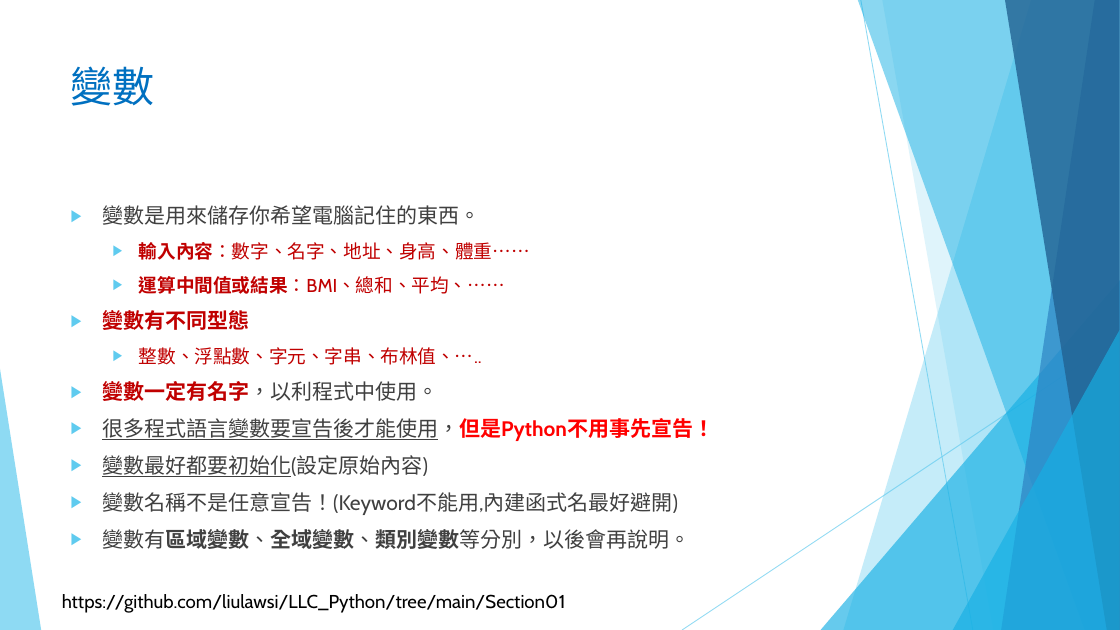
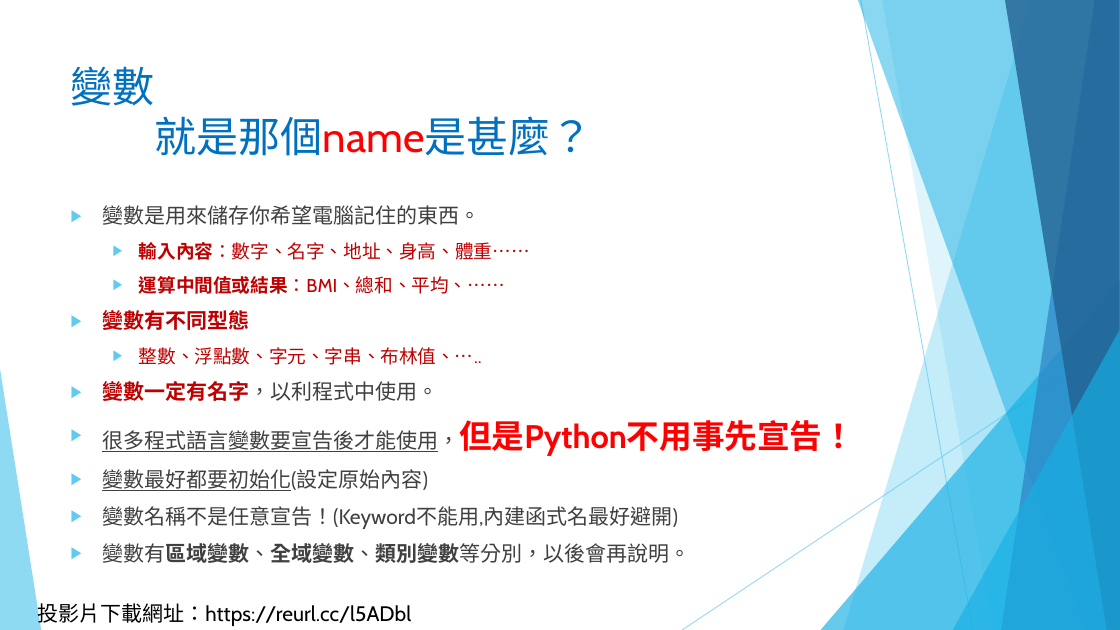
Before and after one commit to liulawsi/My_PPTs, a slide deck: slide 10 of LCC/Python/01_千里之行始於足下.pptx (slide 9 before the commit). Drawn at 1120x630 pixels with LibreOffice and Linux fonts; fonts in the diff are those of the drawing; background and template pictures are left out. Boxes give left, top, right and bottom in pixels: in the first picture for what was removed or moved away, otherwise in the second. Text is boxed around its words. In the diff, an @@ line names an element or a change of style, - is before the commit and + after.

```diff
--- a/LCC/Python/01_千里之行始於足下.pptx
+++ b/LCC/Python/01_千里之行始於足下.pptx
@@ title at box(71, 66, 593, 156): text changed @@
-變數
+變數
+就是那個name是甚麼？
@@ text at box(102, 420, 855, 456): size 18 to 28 pt in "很多程式語言變數要宣告後才能使用，但是Python不用事先宣告！" @@
@@ text removed at box(62, 594, 566, 613) @@
-https://github.com/liulawsi/LLC_Python/tree/main/Section01
@@ text added at box(37, 603, 411, 626), 18 pt, text #000000 @@
+投影片下載網址：https://reurl.cc/l5ADbl
```
Also in this commit, not shown: 18 other slides changed, 2 slides added, 14 other files.
